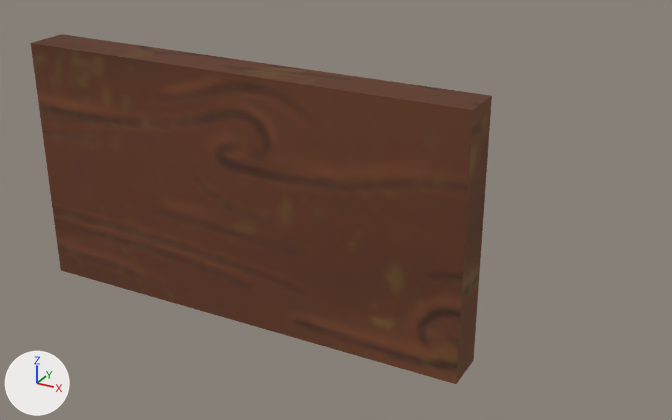
Before and after pictures for a commit that changed the glTF model Assets/Decorations/Sign.glb.
Before and after are seen from a 50 mm lens placed at (0.616, -0.883, 0.45), pointed at (0.12, 0.018, 0.0). The axes (+X, +Y, +Z) are drawn at lower left. The lights are the same throughout. Where no turn or scale is listed for an object, it has been applied to the vertices. Vertices at the same position are counted once.
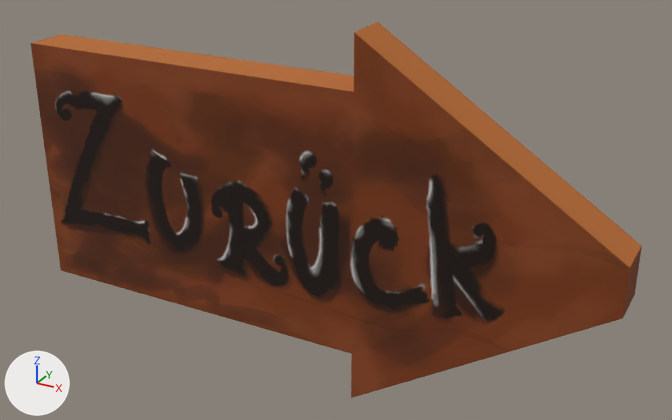
Commit message: updated sign

Edits to the bpy script that builds the scene:
```text
Add img_sign_basecolor:
    img_sign_basecolor = load_image('Sign_BaseColor', '_unpacked/Sign_BaseColor', 512, 512, 'sRGB')
Add mat_sign:
    mat_sign = principled_material('Sign')
    mat_sign.texture = img_sign_basecolor
    mat_sign.roughness = 1.0
Change me_meshsign:
    used by ob_cube_002; location = (0.0, 0.0, 0.0)
    remove me_meshsign.from_pydata(...)  # 8 vertices, 12 faces; spans x -0.302..0.302, y -0.032..0.032, z -0.165..0.165
    remove me_meshsign.materials.append(mat_theke)
    add me_meshsign.from_pydata(...)  # 20 vertices, 36 faces; spans x -0.302..0.475, y -0.032..0.032, z -0.229..0.229
    me_meshsign part 1
    4 vertices are removed from x 0.301..0.302, y -0.025..0.032, z -0.165..0.165
    10 faces are deleted
    16 vertices are added at x 0.165..0.475, y -0.025..0.032, z -0.229..0.229
    34 new faces join them
    add me_meshsign.materials.append(mat_sign)  # picture img_sign_basecolor
```

Where the change shows, as pixel boxes [x1, y1, x2, y2] in the pictures (672 x 420 px):
'Cube.002', reshaped (32% wider, 7% taller): before [31, 34, 492, 384]; after [31, 22, 642, 398]
